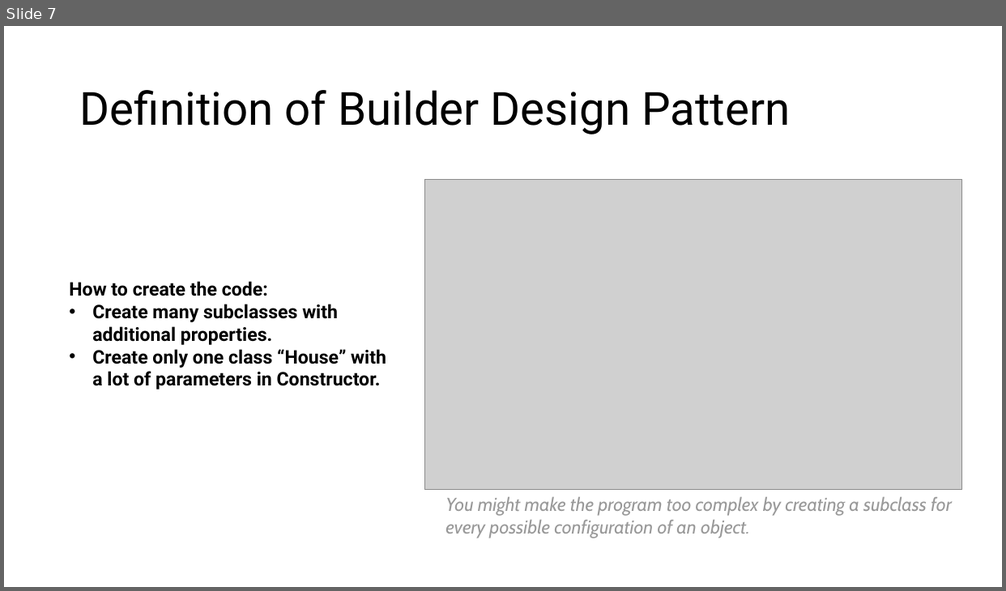
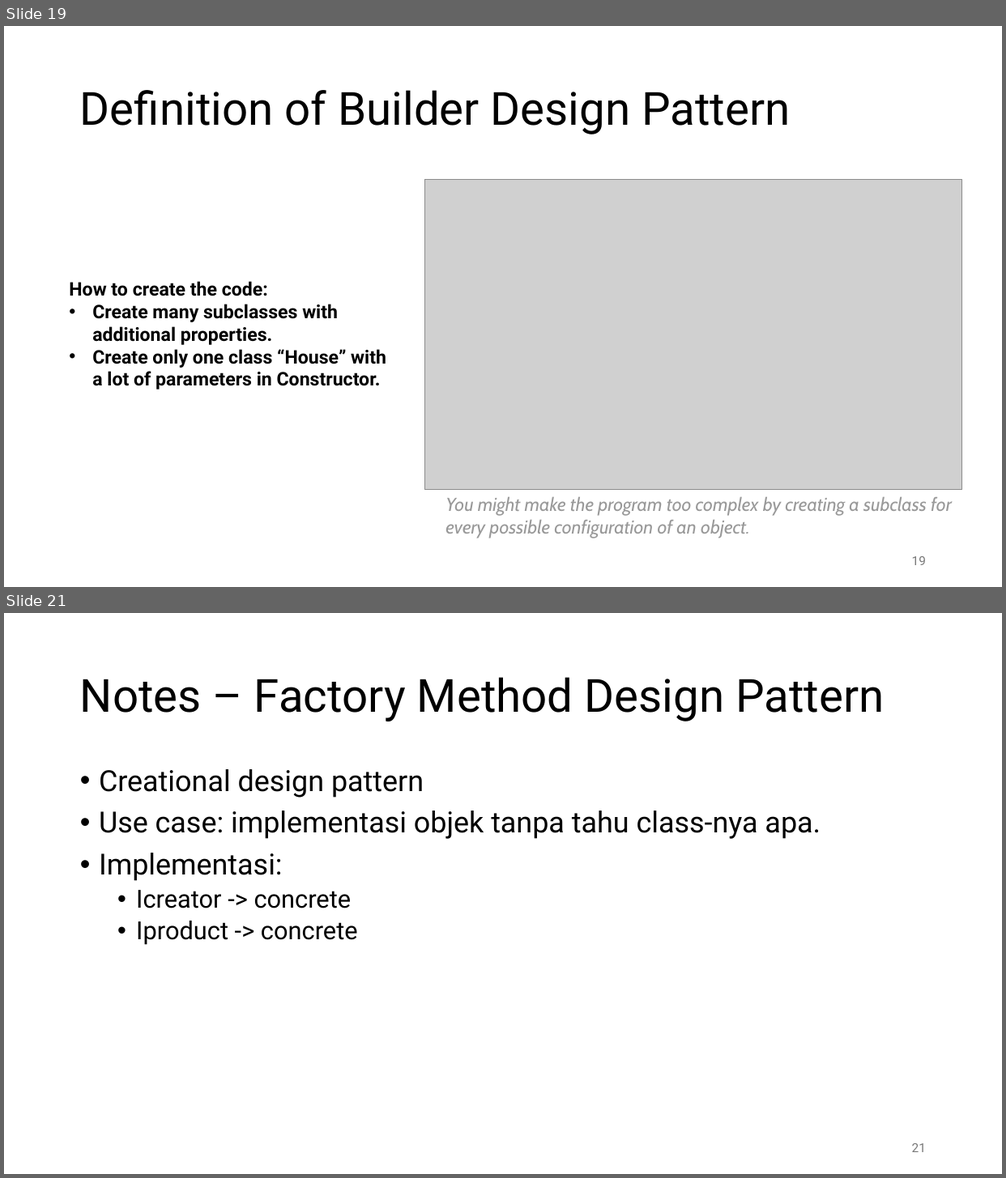
Before and after one commit to yudharisandy/Bootcamp-Formulatrix-CSharp, a slide deck: Day 20/Design Pattern Project/[Yudha] Design Pattern Project.pptx. Shown one above the other, each under a label of ours: slide 7 before the commit, slides 19 and 21 after it; the slides between them are not shown. The pictures are 1006x591 and 1006x1178 pixels, drawn with LibreOffice and Linux fonts; fonts in the diff are those of the drawing; grey boxes stand for pictures. Boxes give left, top, right and bottom in pixels: in the first picture for what was removed or moved away, otherwise in the second. Text is boxed around its words. In the diff, an @@ line names an element or a change of style, - is before the commit and + after.

Commit message:
doc: add design pattern

```diff
--- a/Day 20/Design Pattern Project/[Yudha] Design Pattern Project.pptx
+++ b/Day 20/Design Pattern Project/[Yudha] Design Pattern Project.pptx
@@ slide 21 added at <box>4,613,1002,1174</box>, background #FFFFFF @@
@@ title added at <box>80,677,884,722</box>, 44 pt, text #000000 @@
+Notes – Factory Method Design Pattern
@@ text added at <box>99,769,820,945</box>, 28 pt, text #000000 @@
+• Creational design pattern
+• Use case: implementasi objek tanpa tahu class-nya apa.
+• Implementasi:
+  • Icreator -> concrete
+  • Iproduct -> concrete
@@ page number added at <box>912,1144,926,1152</box>, 12 pt, text #797979 @@
+21
@@ what was slide 7 is now slide 19 @@
@@ slide 19 changed as well @@
@@ page number added at <box>912,557,926,565</box>, 12 pt, text #797979 @@
+19
```
Also in this commit, not shown: 12 other slides changed, 9 other slides added, 2 slides removed, 16 other files.
